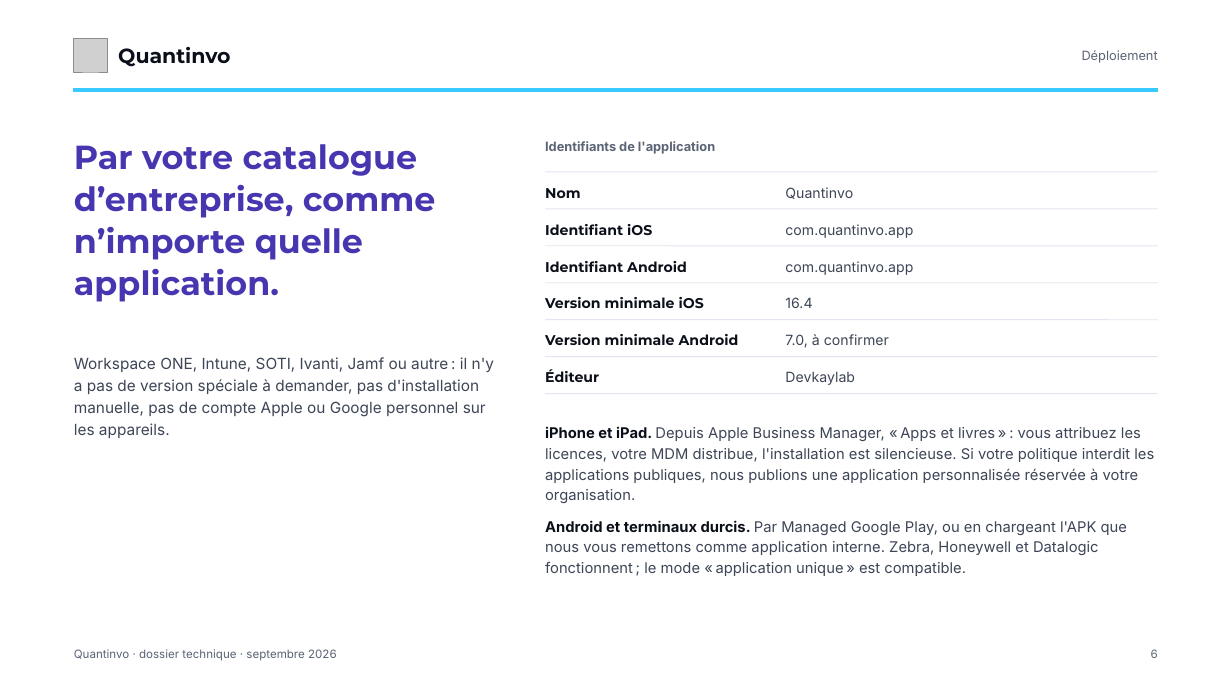
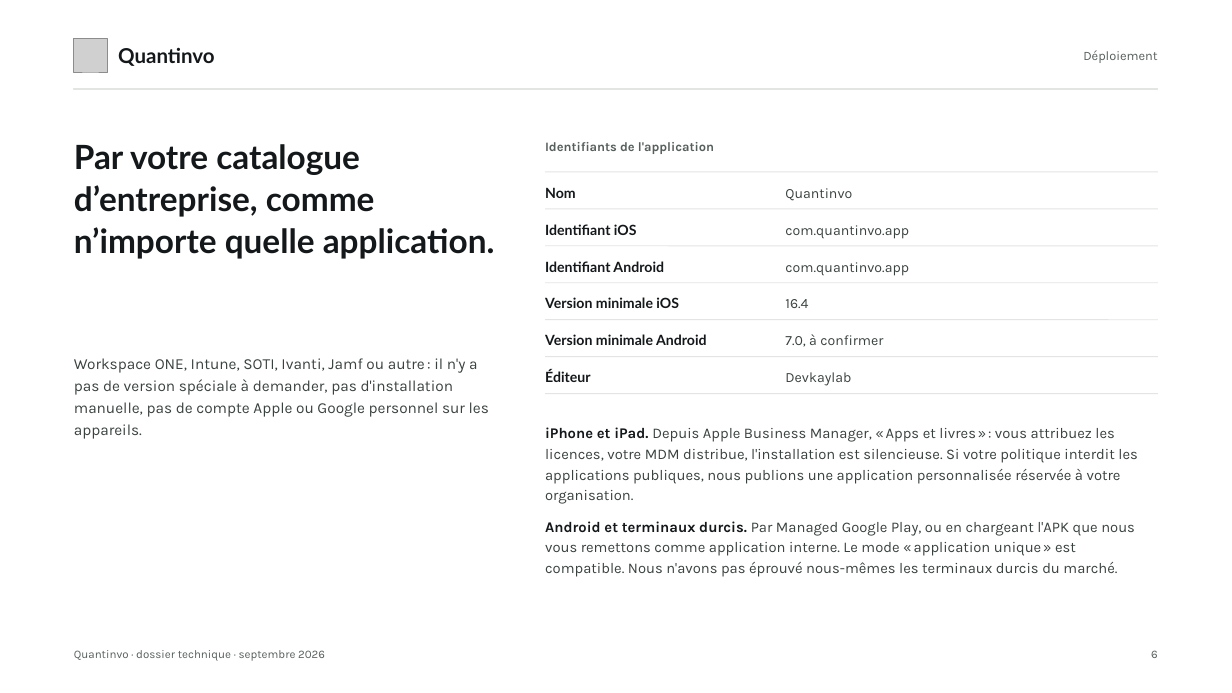
Before and after one commit to devkaylab/Inventaire, a slide deck: slide 6 of docs/entreprise/deck/Quantinvo-dossier-DSI-marque.pptx. Drawn at 1232x693 pixels with LibreOffice and Linux fonts; fonts in the diff are those of the drawing; grey boxes stand for pictures. Boxes give left, top, right and bottom in pixels: in the first picture for what was removed or moved away, otherwise in the second. Text is boxed around its words. In the diff, an @@ line names an element or a change of style, - is before the commit and + after.

```diff
--- a/docs/entreprise/deck/Quantinvo-dossier-DSI-marque.pptx
+++ b/docs/entreprise/deck/Quantinvo-dossier-DSI-marque.pptx
@@ rectangle at (x1=74, y1=89, x2=1158, y2=90): fill #38C9FF to #E2E5E1; outline #38C9FF 1 pt to #E2E5E1 1 pt @@
@@ text "Par votre catalogue d’entreprise, comme ..." at (x1=74, y1=144, x2=495, y2=259): font Montserrat to Lato, text colour #4636B0 to #14181A @@
@@ font Montserrat to Lato, text colour #0B0F19 to #14181A in 7 elements at (x1=118, y1=47, x2=214, y2=66), (x1=545, y1=187, x2=576, y2=198), (x1=545, y1=224, x2=637, y2=235), (x1=545, y1=261, x2=664, y2=272), (x1=545, y1=297, x2=679, y2=308), (x1=545, y1=334, x2=707, y2=345), (x1=545, y1=370, x2=590, y2=382) @@
@@ font Inter to Karla, text colour #3D4556 to #3A423F in 7 elements at (x1=74, y1=358, x2=489, y2=439), (x1=785, y1=188, x2=852, y2=201), (x1=785, y1=225, x2=909, y2=239), (x1=785, y1=262, x2=909, y2=275), (x1=785, y1=299, x2=808, y2=308), (x1=785, y1=334, x2=883, y2=347), (x1=785, y1=372, x2=851, y2=386) @@
@@ text at (x1=545, y1=427, x2=1137, y2=504): font Inter to Karla in "iPhone et iPad. Depuis Apple Business Manager, ..."; text colour #0B0F19 to #14181A in "iPhone et iPad."; text colour #3D4556 to #3A423F in "Depuis Apple Business Manager, « Apps et ..." @@
@@ text at (x1=545, y1=521, x2=1135, y2=577): text changed; font Inter to Karla; text colour #3D4556 to #3A423F @@
-Android et terminaux durcis. Par Managed Google Play, ou en chargeant l'APK que nous vous remettons comme application interne. Zebra, Honeywell et Datalogic fonctionnent ; le mode « application unique » est compatible.
+Android et terminaux durcis. Par Managed Google Play, ou en chargeant l'APK que nous vous remettons comme application interne. Le mode « application unique » est compatible. Nous n'avons pas éprouvé nous-mêmes les terminaux durcis du marché.
@@ font Inter to Karla, text colour #5B6475 to #575F5C in 4 elements at (x1=1083, y1=50, x2=1157, y2=63), (x1=545, y1=142, x2=714, y2=154), (x1=74, y1=650, x2=325, y2=661), (x1=1151, y1=650, x2=1158, y2=658) @@
```
Also in this commit, not shown: 16 other slides changed, 19 other files.
